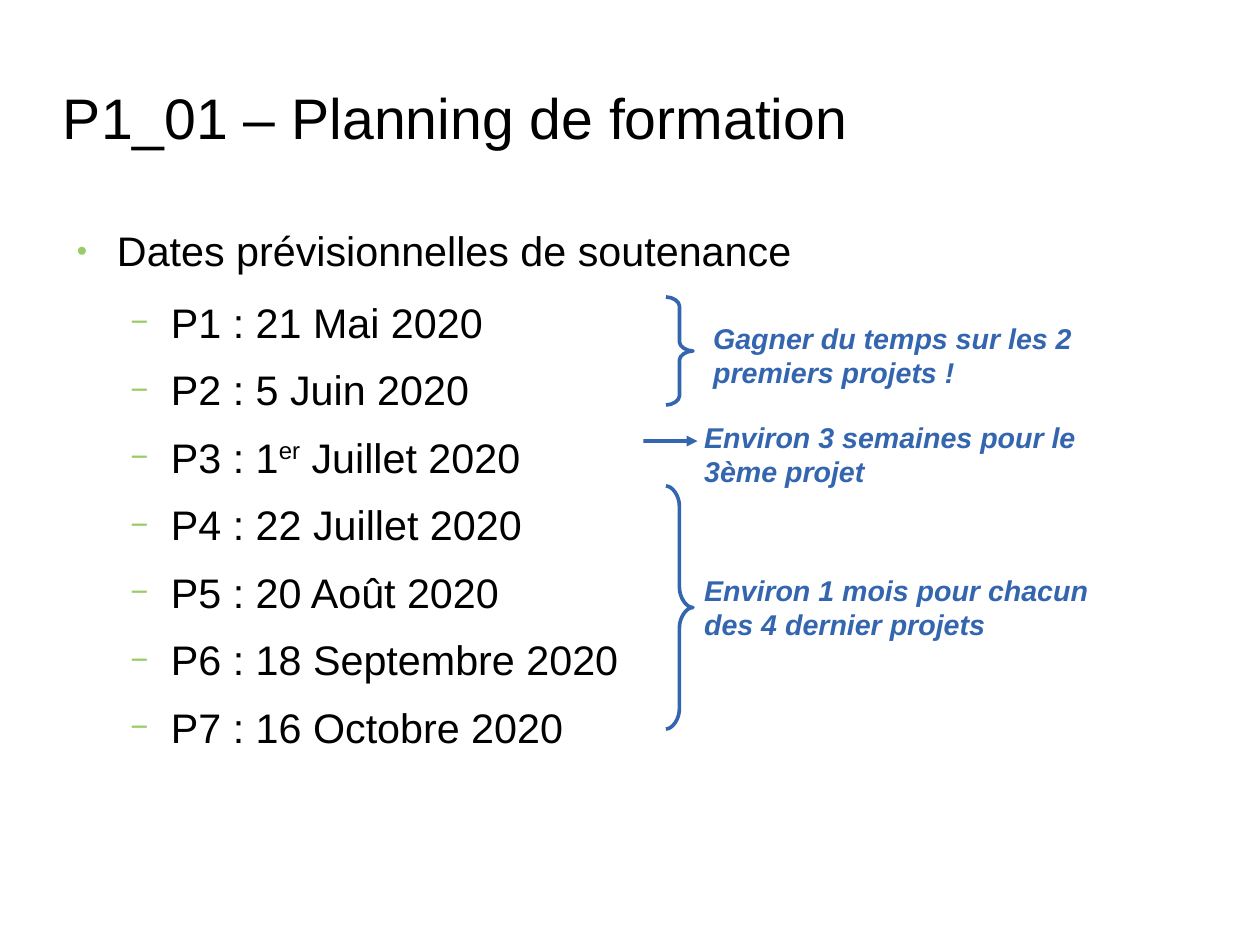
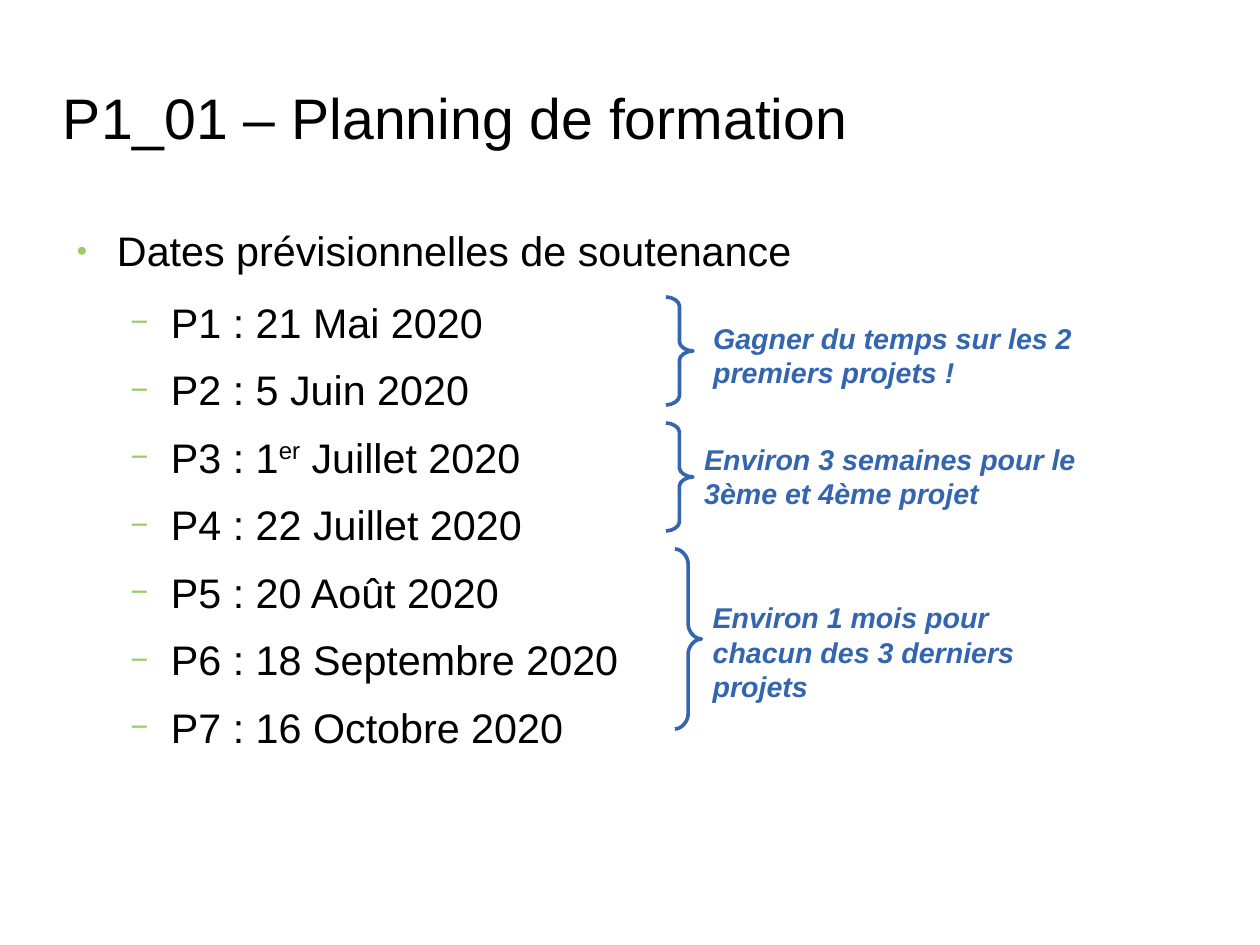
Before and after one commit to RomainSire/OC-P1-Quotidien-Dev-Web, a slide deck: slide 6 of P1_00_Présentation.odp (slide 5 before the commit). Drawn at 1260x945 pixels with LibreOffice and Linux fonts; fonts in the diff are those of the drawing; background and template pictures are left out. Boxes give left, top, right and bottom in pixels: in the first picture for what was removed or moved away, otherwise in the second. Text is boxed around its words. In the diff, an @@ line names an element or a change of style, - is before the commit and + after.

```diff
--- a/P1_00_Présentation.odp
+++ b/P1_00_Présentation.odp
@@ arrow removed from (644, 441) to (697, 441) @@
@@ freeform shape added at bbox=[667, 423, 694, 531], outline #3465AF 2.3 pt @@
@@ text at bbox=[704, 449, 1076, 510]: text changed @@
-Environ 3 semaines pour le 3ème projet
+Environ 3 semaines pour le 3ème et 4ème projet
@@ freeform shape: place and size @@
-freeform shape at bbox=[667, 486, 694, 729]
+freeform shape at bbox=[676, 549, 702, 728]
@@ text at bbox=[713, 607, 1014, 703]: text changed @@
-Environ 1 mois pour chacun des 4 dernier projets
+Environ 1 mois pour chacun des 3 derniers projets
```
Also in this commit, not shown: 8 other slides changed, 1 slide added.
